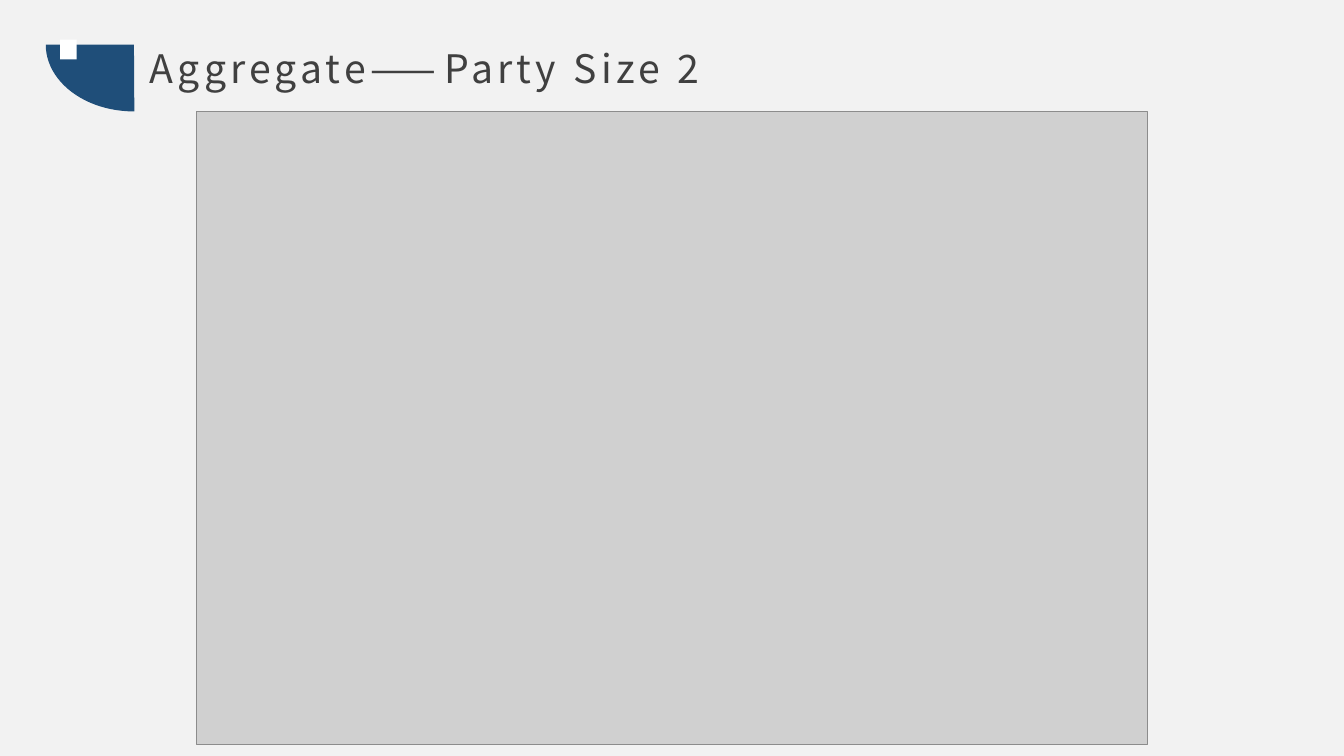
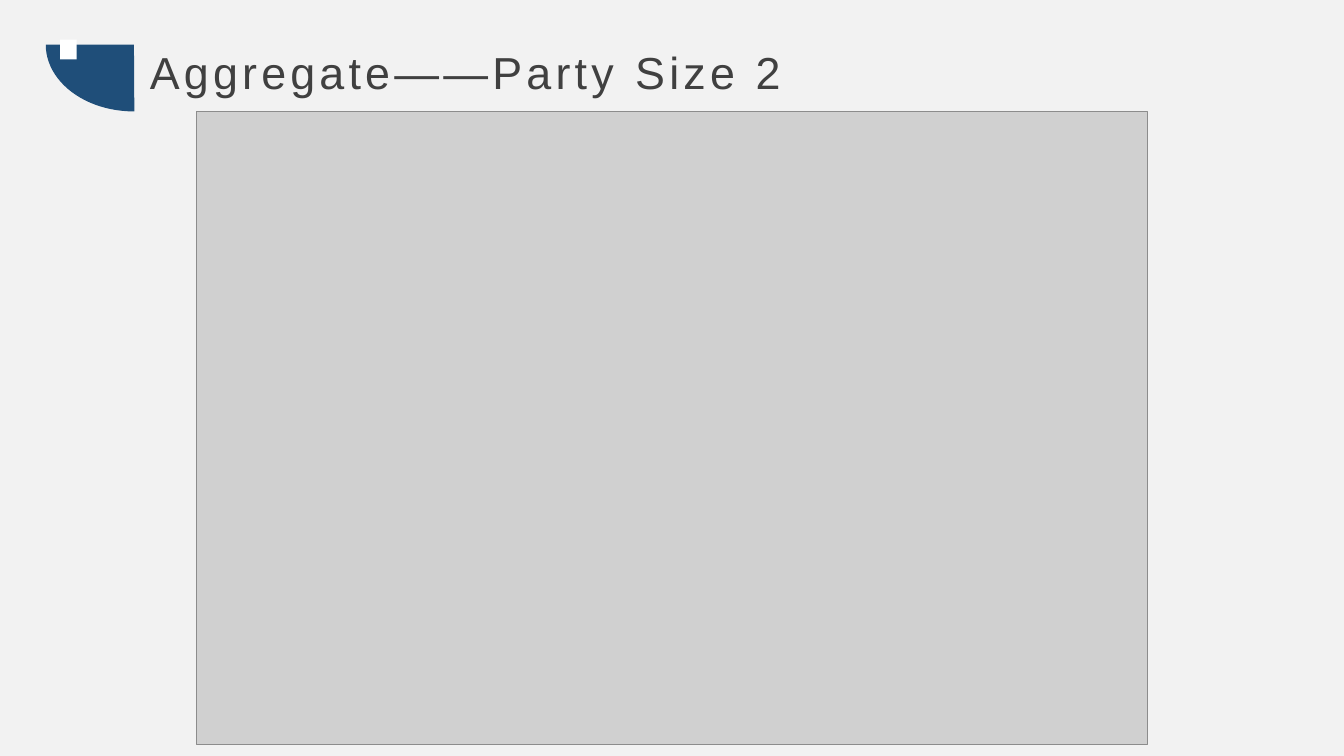
Before and after one commit to reaperConan/PUBG-data-analysis, a slide deck: slide 14 of slide.pptx. Drawn at 1344x756 pixels with LibreOffice and Linux fonts; fonts in the diff are those of the drawing; grey boxes stand for pictures. Boxes give left, top, right and bottom in pixels: in the first picture for what was removed or moved away, otherwise in the second. Text is boxed around its words. In the diff, an @@ line names an element or a change of style, - is before the commit and + after.

```diff
--- a/slide.pptx
+++ b/slide.pptx
@@ text "Aggregate——Party Size 2" at bbox=[150, 56, 781, 98]: size 28 to 32 pt, font Noto Sans CJK SC to Arial @@
```
Also in this commit, not shown: 13 other slides changed, 1 other file.
